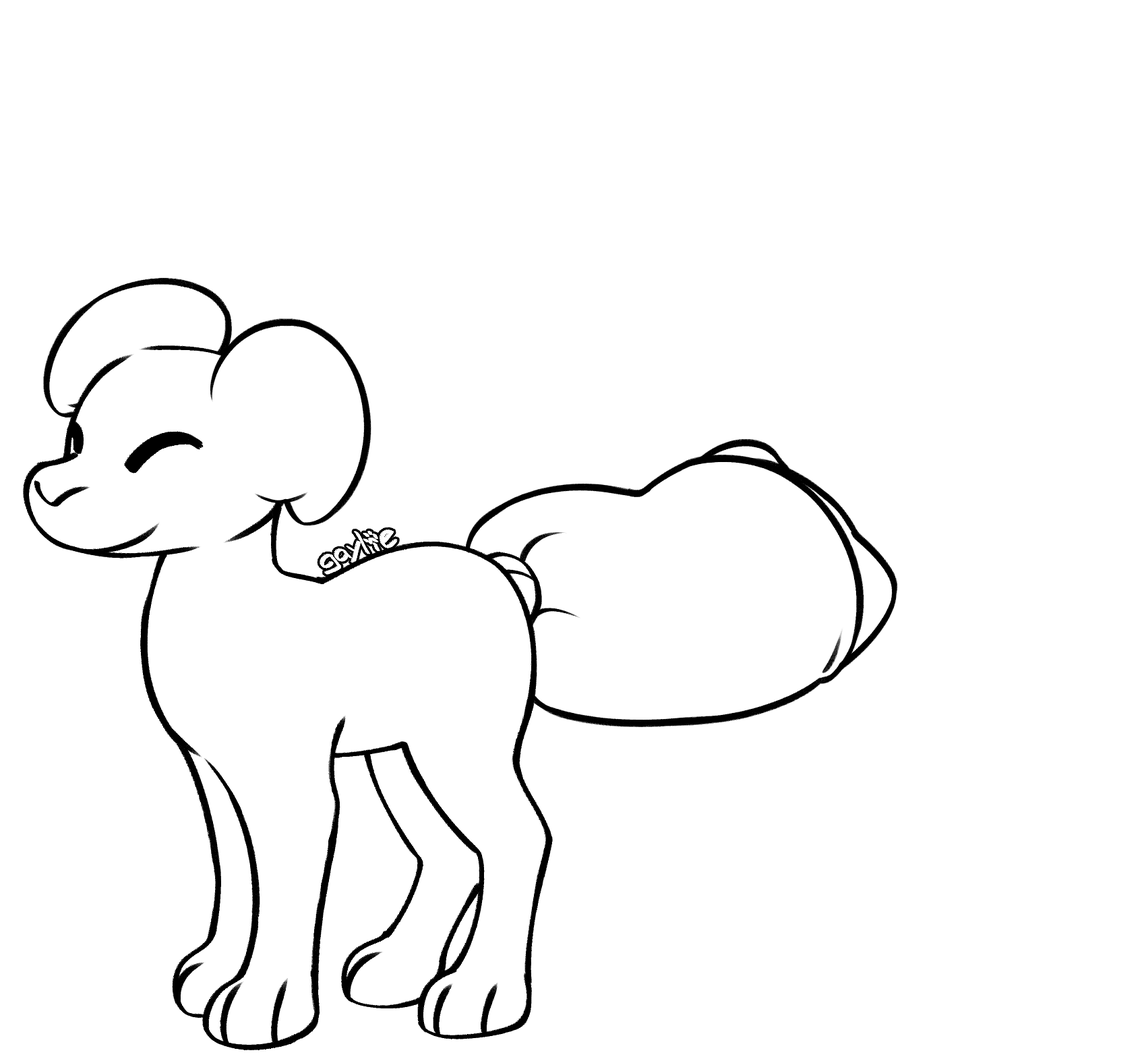
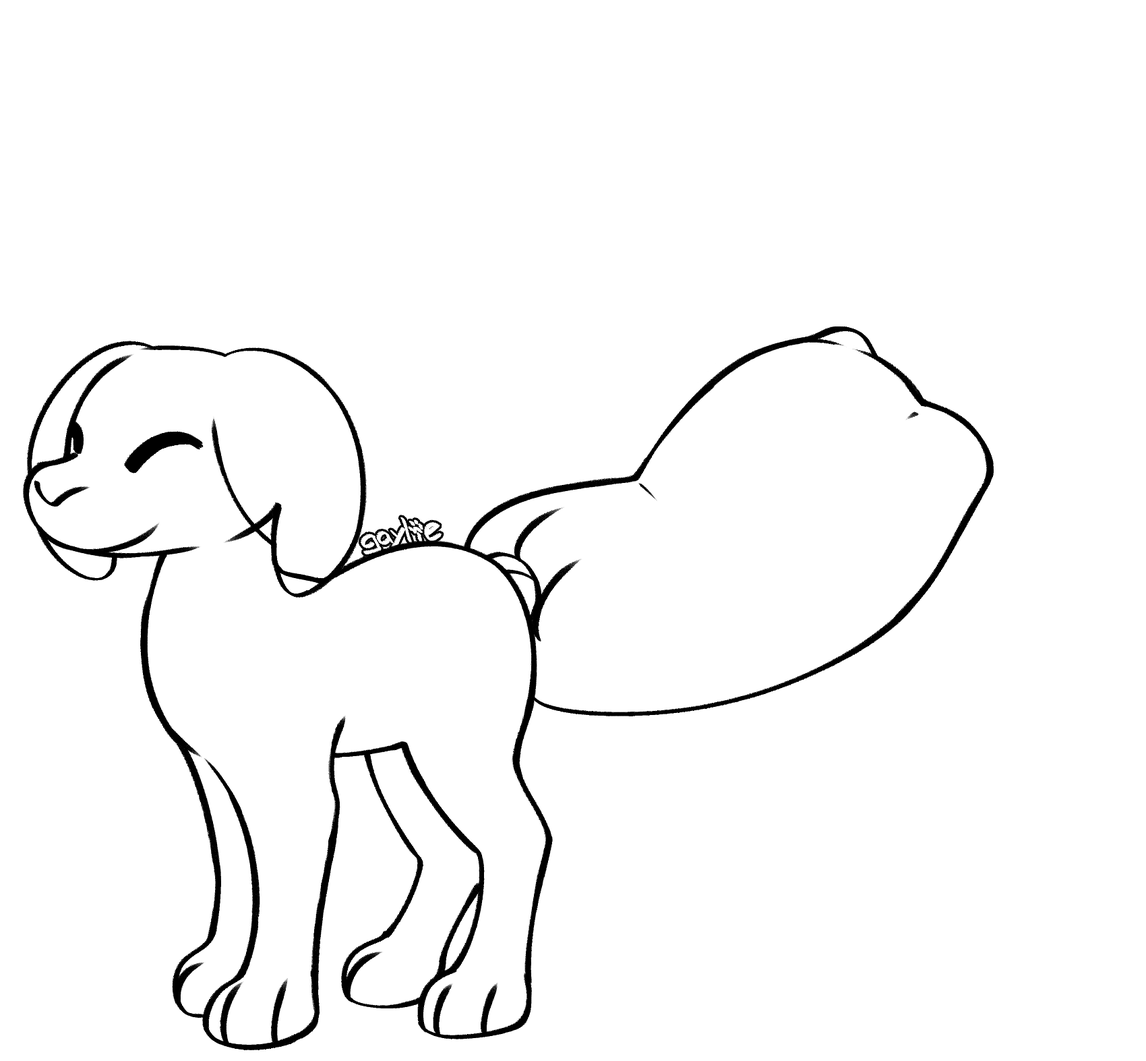
Revision of a layered 1146×1061 image; what changed, layer by layer:
added layer "droop standard" in group "ears" over [26, 340, 367, 598]
hid "drop" over [43, 277, 372, 527]
hid "open short" over [465, 438, 899, 727]
showed "closed standard" over [463, 326, 994, 716]
painted on "base" over [316, 514, 461, 578]
